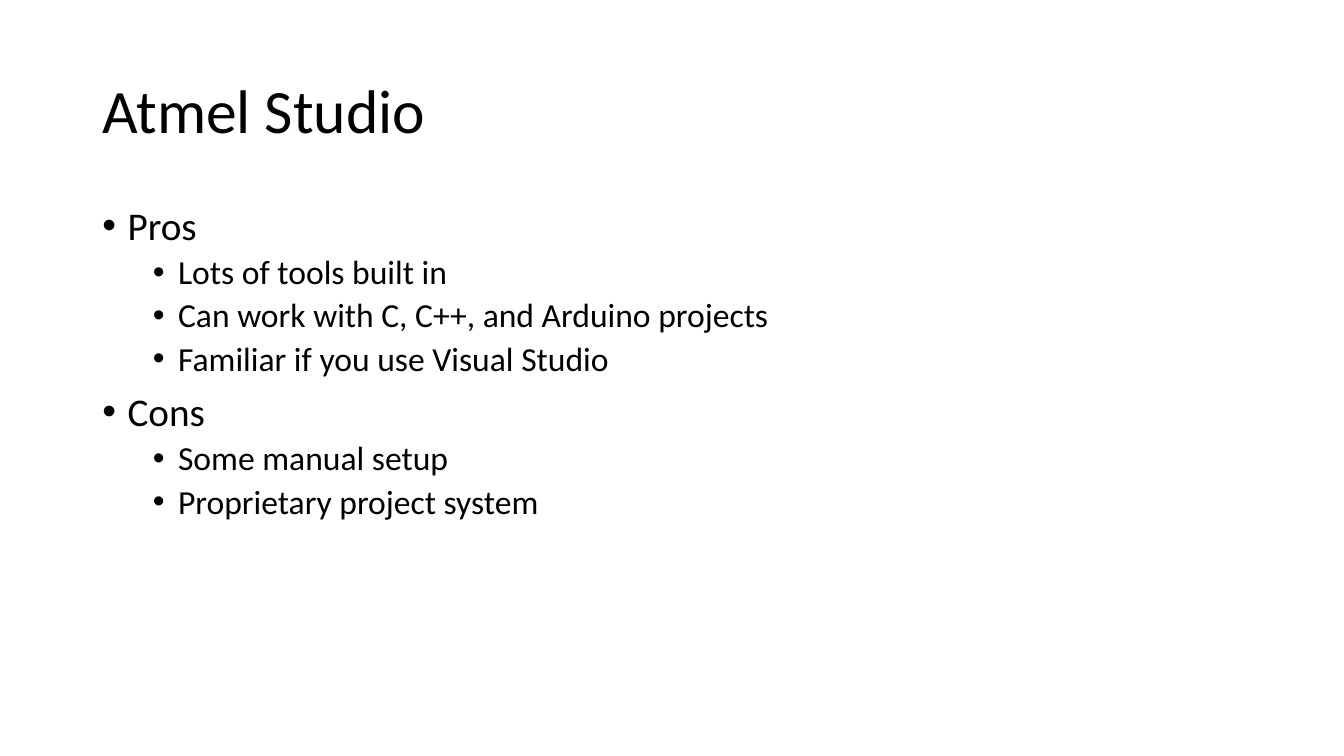
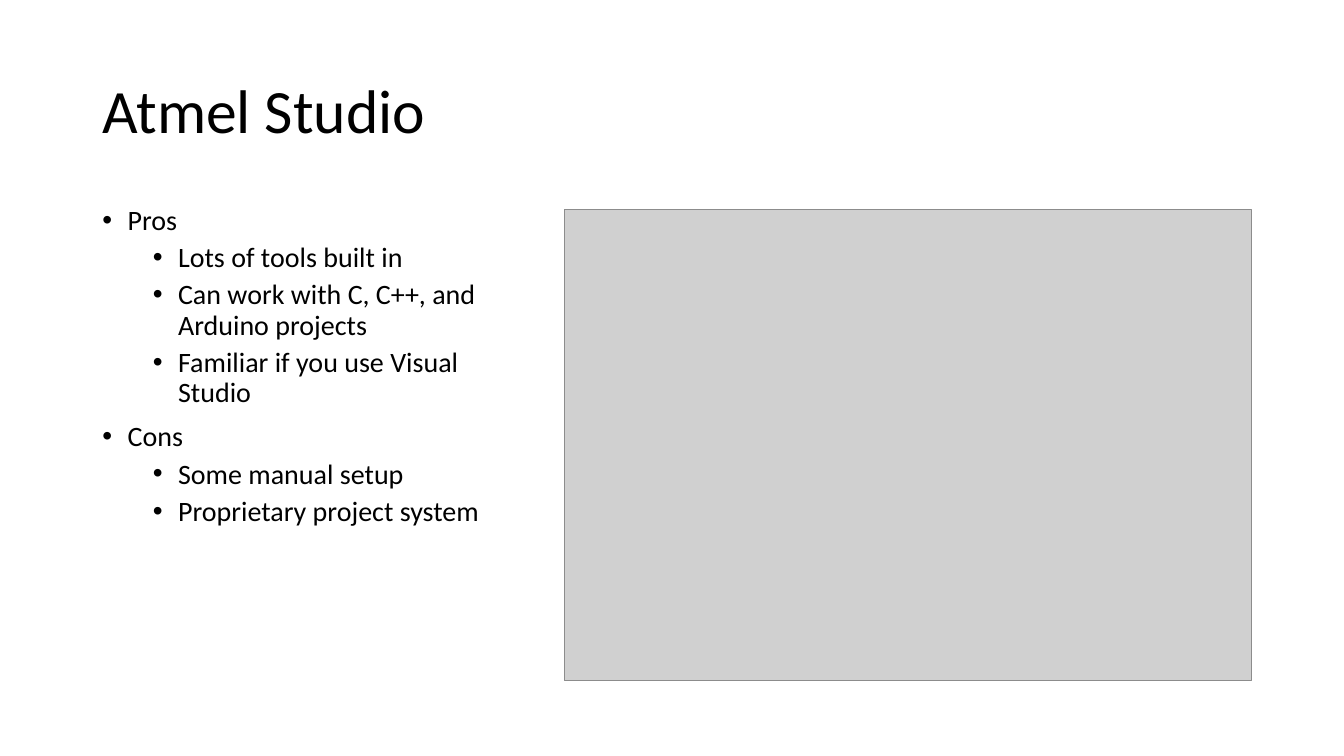
Before and after one commit to ProgrammerAL/StartingEmbeddedDevTalk, a slide deck: slide 6 of Presentation.pptx (slide 5 before the commit). Drawn at 1344x756 pixels with LibreOffice and Linux fonts; fonts in the diff are those of the drawing; grey boxes stand for pictures. Boxes give left, top, right and bottom in pixels: in the first picture for what was removed or moved away, otherwise in the second. Text is boxed around its words. In the diff, an @@ line names an element or a change of style, - is before the commit and + after.

Commit message:
Made some changes to the presentation and added the 02-Atmel Studio demo project.

```diff
--- a/Presentation.pptx
+++ b/Presentation.pptx
@@ text "Pros" at (128,212,479,526): size 28 to 20 pt in "Pros", "Cons"; size 24 to 20 pt @@
@@ picture added at (565,210,1252,681) @@
```
Also in this commit, not shown: 5 other slides changed, 3 slides added, 4 other files.
